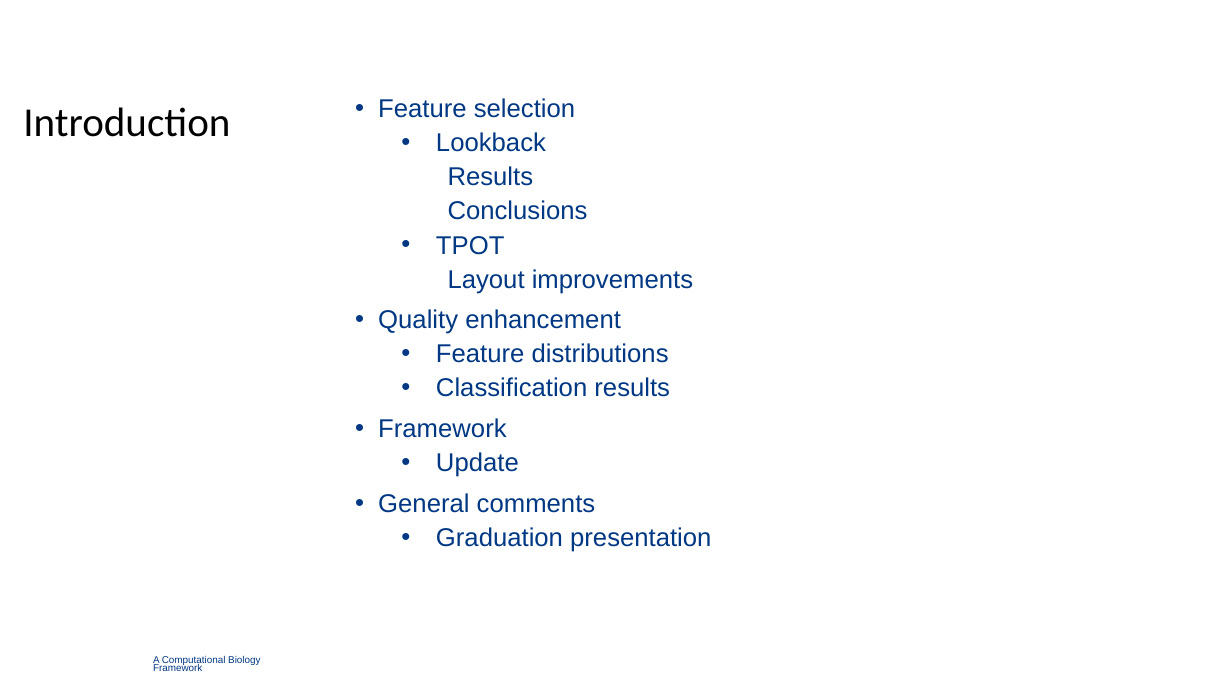
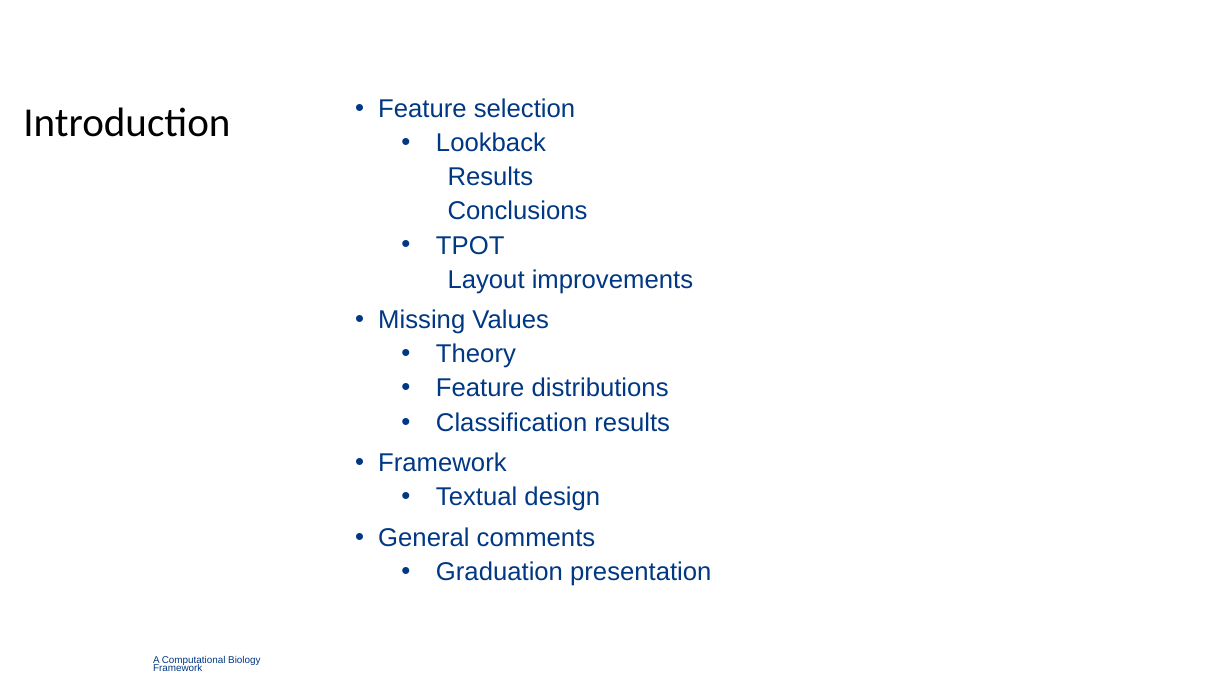
Before and after one commit to TimBeishuizen/GraduationFilesGithub, a slide deck: slide 2 of Meetings/4. Quality Enhancement Period/2018-08-15 ContinuationPresentation.pptx. Drawn at 1232x693 pixels with LibreOffice and Linux fonts; fonts in the diff are those of the drawing; background and template pictures are left out. Boxes give left, top, right and bottom in pixels: in the first picture for what was removed or moved away, otherwise in the second. Text is boxed around its words. In the diff, an @@ line names an element or a change of style, - is before the commit and + after.

Commit message:
Missing Value etc presentation

```diff
--- a/Meetings/4. Quality Enhancement Period/2018-08-15 ContinuationPresentation.pptx
+++ b/Meetings/4. Quality Enhancement Period/2018-08-15 ContinuationPresentation.pptx
@@ text at [378,309,549,368]: text changed @@
-• Quality enhancement
+• Missing Values
+  • Theory
@@ text at [436,486,600,511]: text changed @@
-  • Update
+  • Textual design
```
Also in this commit, not shown: 4 other slides changed, 12 slides added, 13 other files.
